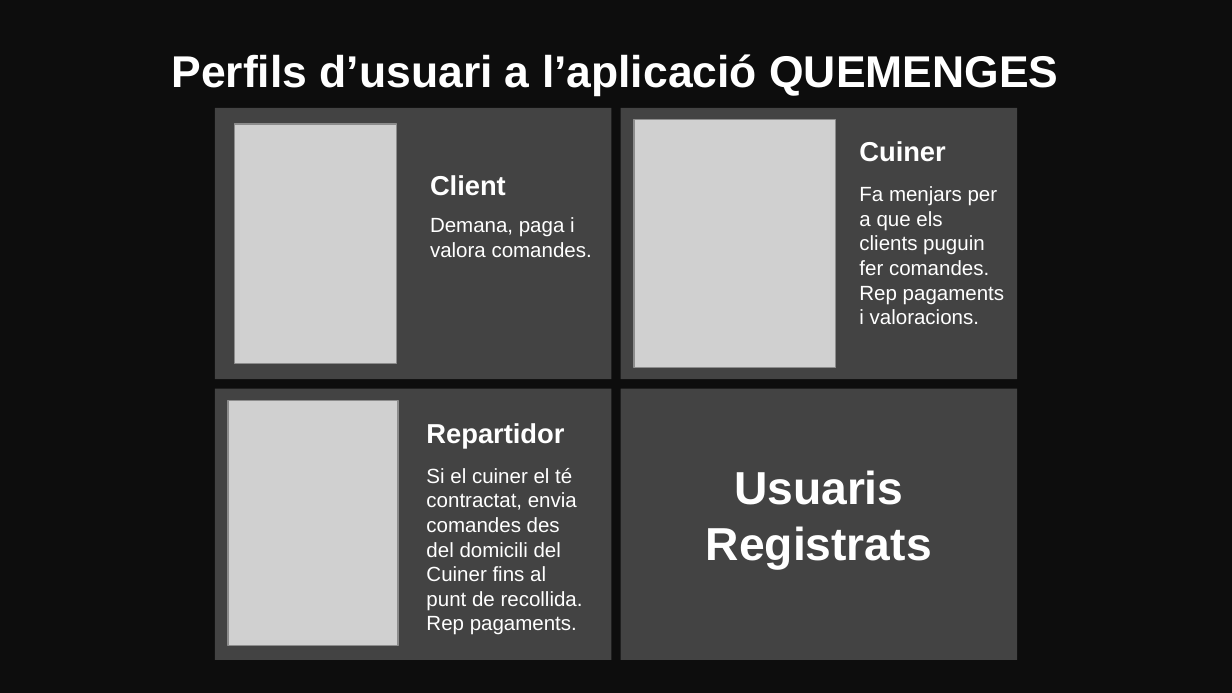
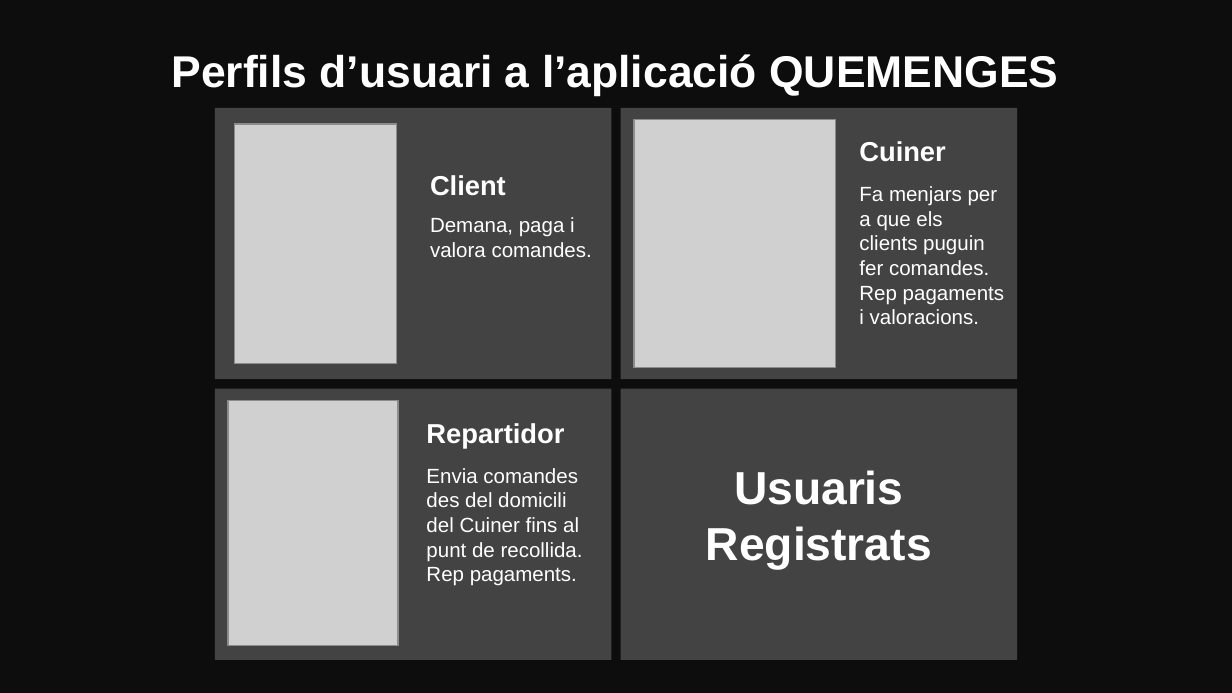
Before and after one commit to marinamceb/ES26UAB-431-05, a slide deck: slide 4 of Documents/Sprint_Reviews/Sprint_Review01.pptx. Drawn at 1232x693 pixels with LibreOffice and Linux fonts; fonts in the diff are those of the drawing; grey boxes stand for pictures. Boxes give left, top, right and bottom in pixels: in the first picture for what was removed or moved away, otherwise in the second. Text is boxed around its words. In the diff, an @@ line names an element or a change of style, - is before the commit and + after.

```diff
--- a/Documents/Sprint_Reviews/Sprint_Review01.pptx
+++ b/Documents/Sprint_Reviews/Sprint_Review01.pptx
@@ subtitle at (426, 468, 583, 586): text changed @@
-Si el cuiner el té contractat, envia comandes des del domicili del Cuiner fins al punt de recollida. Rep pagaments.
+Envia comandes des del domicili del Cuiner fins al punt de recollida. Rep pagaments.
```
Also in this commit, not shown: 6 other slides changed, 2 slides added, 1 other file.
